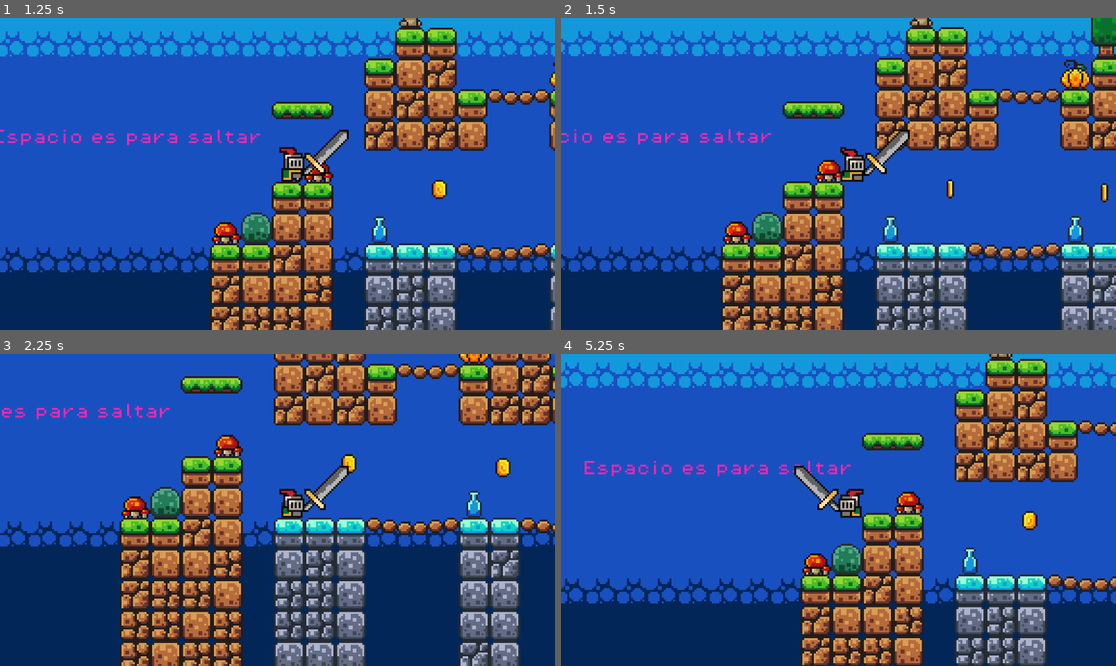
Above: before the commit, frames 1-4 (two rows, left to right).
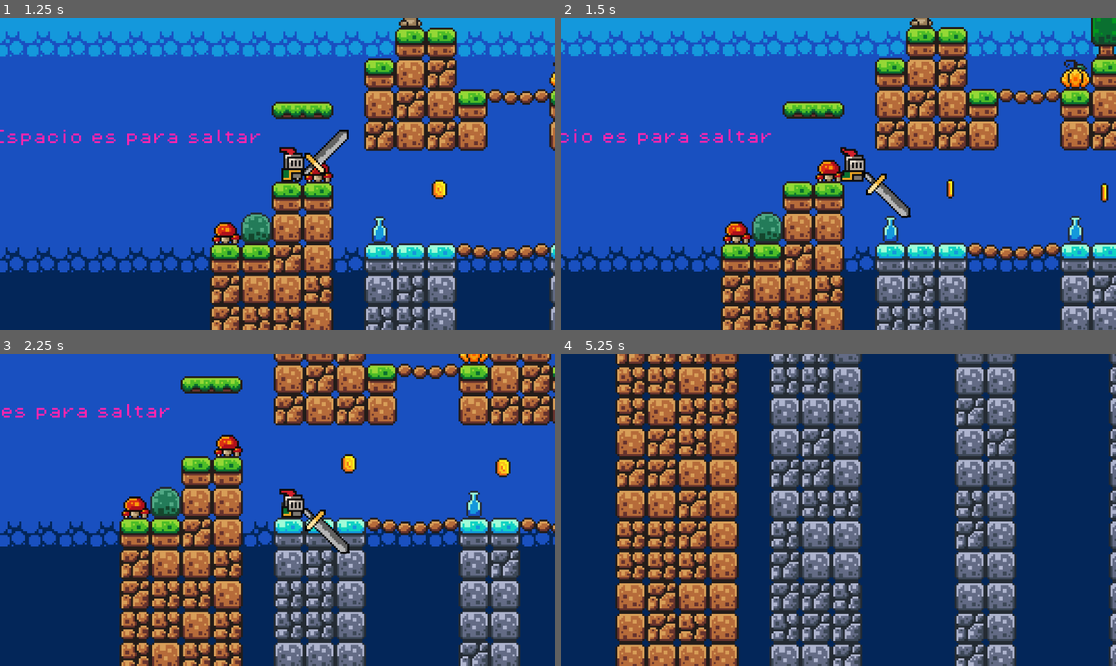
Above: after the commit, the same moments.

Repository: LawShard/KnightGame
Game: Godot game, scene res://scenes/main_menu.tscn
Two runs of this game, one before a commit and one after it. Both use one fixed random seed, a clock stepped at 60 frames per second and the inputs below.
Inputs (mouse positions are in pixels of both pictures, inside the frame that each line leads up to):
- Up to frame 1 (1.25 s): click "Play" at 0.5 s
- Up to frame 2 (1.5 s): move the mouse to (960, 158) at 1.27 s; hold D (MoveRight) from 1.28 s (still down); click (960, 158) at 1.35 s
- Up to frame 3 (2.25 s): keep holding D (MoveRight); tap Space (Jump) at 1.52 s; move the mouse to (166, 525) at 2.02 s; click (166, 525) at 2.1 s
- Up to frame 4 (5.25 s): tap Space (Jump) at 2.27, 3.77, 4.52 s; move the mouse to (894, 441) at 2.77 s; release D (MoveRight) at 2.78 s; hold A (MoveLeft) 2.78-3.53 s; click (894, 441) at 2.85 s; move the mouse to (810, 572) at 3.52 s; hold D (MoveRight) 3.53-5.03 s; click (810, 572) at 3.6 s; move the mouse to (1005, 556) at 4.27 s; click (1005, 556) at 4.35 s; move the mouse to (672, 463) at 5.02 s; hold A (MoveLeft) from 5.03 s (still down); click (672, 463) at 5.1 s

Frame 1 is identical in both runs. In frame 2, 0.9% of the frame differs, in the area x 54-64%, y 35-65%; in frame 3, 0.9%; in frame 4, 91%, in the area x 0-100%, y 0-100%.

Commit message:
Version 0.1.2
Improved Sound on Sword

Diff:
--- a/default_bus_layout.tres
+++ b/default_bus_layout.tres
@@ -5,7 +5,7 @@
 bus/1/solo = false
 bus/1/mute = false
 bus/1/bypass_fx = false
-bus/1/volume_db = -11.9576
+bus/1/volume_db = -5.04538
 bus/1/send = &"Master"
 bus/2/name = &"SFX"
 bus/2/solo = false
--- a/project.godot
+++ b/project.godot
@@ -40,6 +40,12 @@
 , Object(InputEventKey,"resource_local_to_scene":false,"resource_name":"","device":-1,"window_id":0,"alt_pressed":false,"shift_pressed":false,"ctrl_pressed":false,"meta_pressed":false,"pressed":false,"keycode":0,"physical_keycode":4194321,"key_label":0,"unicode":0,"echo":false,"script":null)
 ]
 }
+Attack={
+"deadzone": 0.5,
+"events": [Object(InputEventMouseButton,"resource_local_to_scene":false,"resource_name":"","device":-1,"window_id":0,"alt_pressed":false,"shift_pressed":false,"ctrl_pressed":false,"meta_pressed":false,"button_mask":0,"position":Vector2(0, 0),"global_position":Vector2(0, 0),"factor":1.0,"button_index":1,"canceled":false,"pressed":false,"double_click":false,"script":null)
+, Object(InputEventKey,"resource_local_to_scene":false,"resource_name":"","device":-1,"window_id":0,"alt_pressed":false,"shift_pressed":false,"ctrl_pressed":false,"meta_pressed":false,"pressed":false,"keycode":0,"physical_keycode":69,"key_label":0,"unicode":101,"echo":false,"script":null)
+]
+}
 
 [rendering]
 
--- a/scenes/Level1.tscn
+++ b/scenes/Level1.tscn
@@ -495,7 +495,7 @@
 position = Vector2(91, 281)
 
 [node name="CollisionShape2D" type="CollisionShape2D" parent="Killzone"]
-position = Vector2(242, -90)
+position = Vector2(237, -18)
 shape = SubResource("WorldBoundaryShape2D_plsai")
 
 [node name="Coins" type="Node" parent="."]
--- a/scenes/player.tscn
+++ b/scenes/player.tscn
@@ -1,10 +1,11 @@
-[gd_scene load_steps=47 format=3 uid="uid://csop68yjg7pq0"]
+[gd_scene load_steps=51 format=3 uid="uid://csop68yjg7pq0"]
 
 [ext_resource type="Texture2D" uid="uid://cdcegu3eco5hp" path="res://assets/sprites/knight.png" id="1_fuyio"]
 [ext_resource type="Script" path="res://scripts/player.gd" id="1_p02x7"]
 [ext_resource type="Texture2D" uid="uid://bfi8x8dxdasn" path="res://assets/sprites/Sword 2.0.png" id="3_562kk"]
 [ext_resource type="PackedScene" uid="uid://dt2qau5eacgia" path="res://scenes/killzone.tscn" id="4_53a2f"]
 [ext_resource type="AudioStream" uid="uid://0u7k32q5fuwh" path="res://assets/sounds/jump.wav" id="5_kg0yw"]
+[ext_resource type="AudioStream" uid="uid://c7ktswn3b42u1" path="res://assets/sounds/Bonk.wav" id="6_5e4ss"]
 
 [sub_resource type="AtlasTexture" id="AtlasTexture_j3jcc"]
 atlas = ExtResource("1_fuyio")
@@ -292,6 +293,43 @@
 [sub_resource type="CapsuleShape2D" id="CapsuleShape2D_3x2oy"]
 radius = 4.24264
 height = 24.0416
+
+[sub_resource type="Animation" id="Animation_yllxq"]
+resource_name = "Attack"
+length = 0.3
+tracks/0/type = "value"
+tracks/0/imported = false
+tracks/0/enabled = true
+tracks/0/path = NodePath(".:rotation")
+tracks/0/interp = 1
+tracks/0/loop_wrap = true
+tracks/0/keys = {
+"times": PackedFloat32Array(0, 0.1, 0.3),
+"transitions": PackedFloat32Array(1, 1, 1),
+"update": 0,
+"values": [0.0, 1.69471, 0.0]
+}
+
+[sub_resource type="Animation" id="Animation_33mul"]
+length = 0.001
+tracks/0/type = "value"
+tracks/0/imported = false
+tracks/0/enabled = true
+tracks/0/path = NodePath(".:rotation")
+tracks/0/interp = 1
+tracks/0/loop_wrap = true
+tracks/0/keys = {
+"times": PackedFloat32Array(0),
+"transitions": PackedFloat32Array(1),
+"update": 0,
+"values": [0.0]
+}
+
+[sub_resource type="AnimationLibrary" id="AnimationLibrary_yy22f"]
+_data = {
+"Attack": SubResource("Animation_yllxq"),
+"RESET": SubResource("Animation_33mul")
+}
 
 [sub_resource type="CircleShape2D" id="CircleShape2D_jjlfg"]
 radius = 6.0
@@ -335,6 +373,11 @@
 rotation = 0.785398
 shape = SubResource("CapsuleShape2D_3x2oy")
 
+[node name="AnimationPlayer" type="AnimationPlayer" parent="Marker2D/PlayerAnimatedSprite2D/Sword"]
+libraries = {
+"": SubResource("AnimationLibrary_yy22f")
+}
+
 [node name="CollisionShape2D" type="CollisionShape2D" parent="."]
 position = Vector2(0, -6)
 shape = SubResource("CircleShape2D_jjlfg")
@@ -359,8 +402,12 @@
 pitch_scale = 0.88
 bus = &"Jump"
 
+[node name="BonkSound" type="AudioStreamPlayer2D" parent="Sonidos"]
+stream = ExtResource("6_5e4ss")
+
 [connection signal="animation_finished" from="Marker2D/PlayerAnimatedSprite2D/Sword/SwordAnimatedSprite2D" to="." method="_on_sword_animated_sprite_2d_animation_finished"]
 [connection signal="timeout" from="Marker2D/PlayerAnimatedSprite2D/Sword/SwordTimer" to="." method="_on_sword_timer_timeout"]
+[connection signal="animation_finished" from="Marker2D/PlayerAnimatedSprite2D/Sword/AnimationPlayer" to="." method="_on_animation_player_animation_finished"]
 [connection signal="timeout" from="CoyoteTimer" to="." method="_on_coyote_timer_timeout"]
 [connection signal="area_shape_entered" from="Hitbox" to="." method="_on_hitbox_area_shape_entered"]
 [connection signal="body_entered" from="Hitbox" to="." method="_on_hitbox_body_entered"]
--- a/scripts/player.gd
+++ b/scripts/player.gd
@@ -7,17 +7,21 @@
 @onready var marker_2d = $Marker2D
 @onready var colisionEnemigo = $Killzone/CollisionShape2D
 @onready var jump_audio = $Sonidos/JumpAudio
+@onready var animation_player = $Marker2D/PlayerAnimatedSprite2D/Sword/AnimationPlayer
+@onready var bonk_sound = $Sonidos/BonkSound
 
-
+var can_attack = true
 var shine = 10
 var coyote_time = 0.3
 var can_jump = false
 
+# Get the gravity from the project settings to be synced with RigidBody nodes.
+var gravity = ProjectSettings.get_setting("physics/2d/default_gravity")
+
 const SPEED = 130.0
 const JUMP_VELOCITY = -300.0
 
-# Get the gravity from the project settings to be synced with RigidBody nodes.
-var gravity = ProjectSettings.get_setting("physics/2d/default_gravity")
+
 
 func _ready():
 	sword_timer.start()
@@ -40,6 +44,12 @@
 
 	# Pilla la direccion, -1, 0, 1
 	var direction = Input.get_axis("MoveLeft", "MoveRight")
+
+	#Ataque con la espada
+	if Input.is_action_just_pressed("Attack") and can_attack:
+		can_attack = false
+		sword_attack()
+
 
 	#Cambiar Sprite
 	if direction > 0:
@@ -74,7 +84,13 @@
 func _on_sword_timer_timeout():
 	sword_animated_sprite_2d.play("Shinning")
 
-
 func _on_sword_animated_sprite_2d_animation_finished():
 	sword_animated_sprite_2d.play("Idle")
 	sword_timer.start(shine)
+
+func sword_attack():
+	animation_player.play("Attack")
+	bonk_sound.play()
+
+func _on_animation_player_animation_finished(Attack):
+	can_attack = true
Not shown, changed: assets/sounds/Bonk.wav.import
Not shown, added: assets/sounds/Bonk.wav
